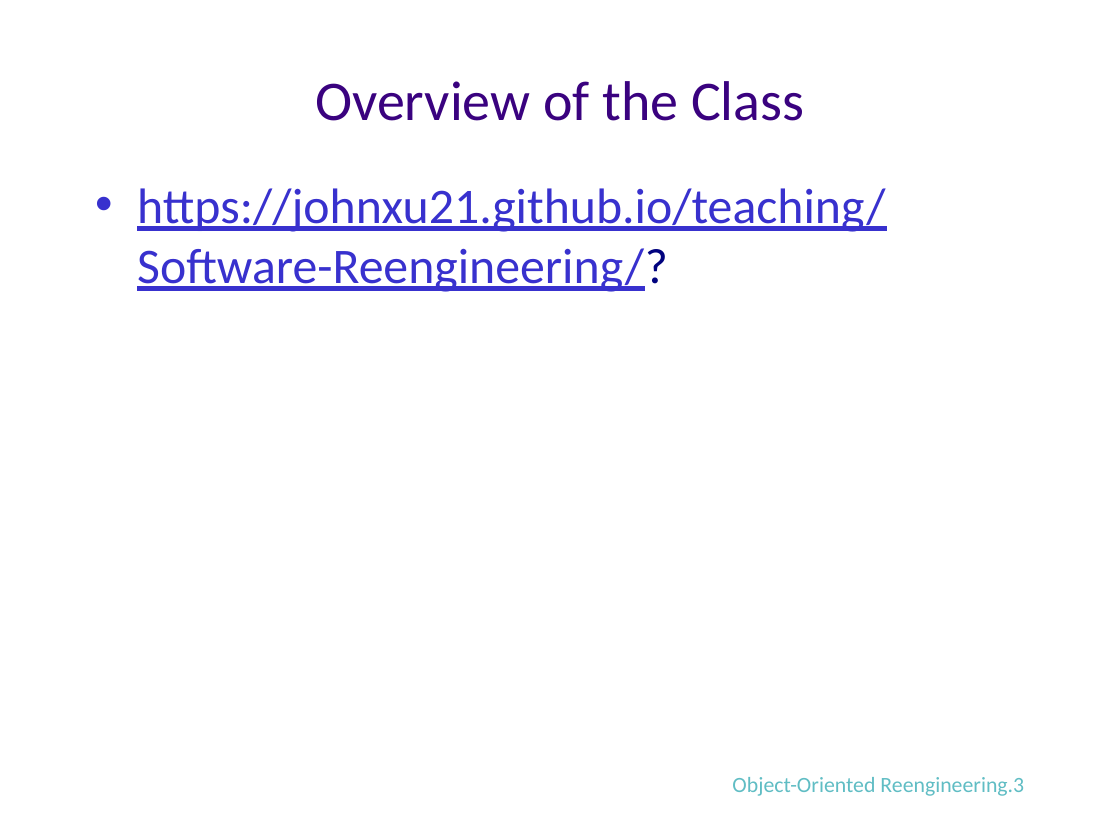
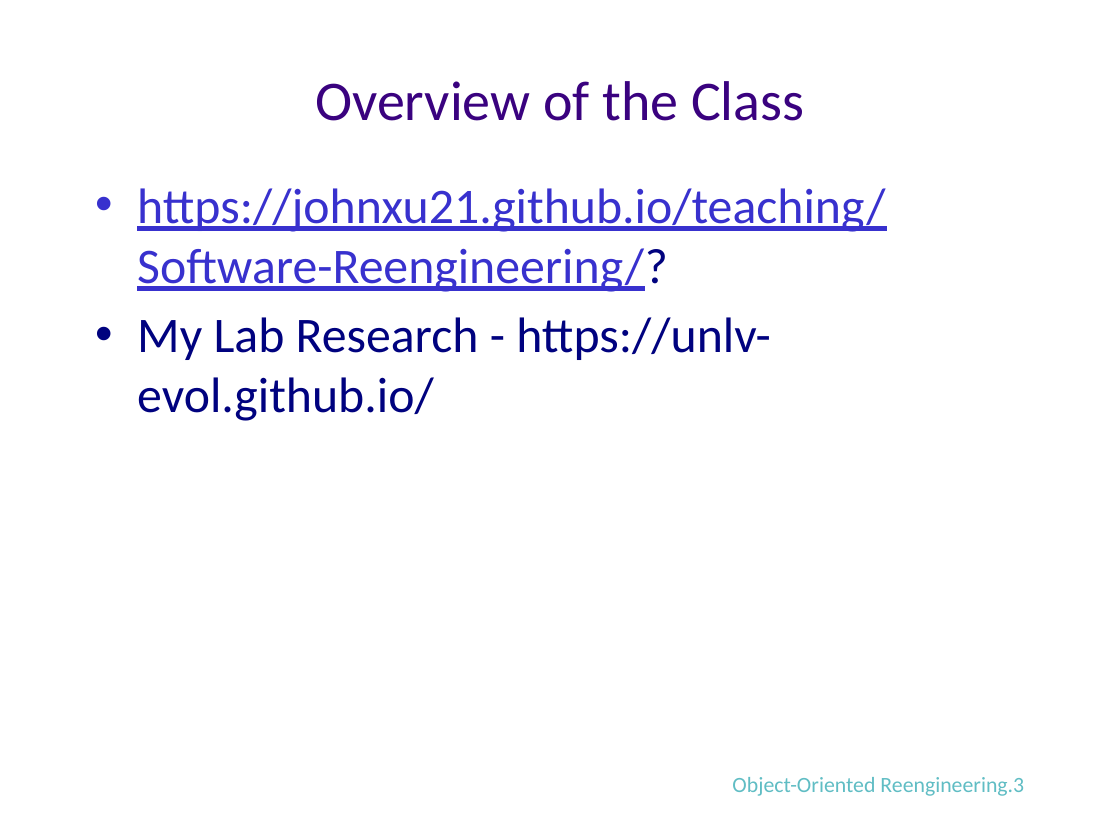
Before and after one commit to johnxu21/johnxu21.github.io, a slide deck: slide 3 of teaching/CS473-Fall2022/Introduction.pptx. Drawn at 1120x840 pixels with LibreOffice and Linux fonts; fonts in the diff are those of the drawing. Boxes give left, top, right and bottom in pixels: in the first picture for what was removed or moved away, otherwise in the second. Text is boxed around its words. In the diff, an @@ line names an element or a change of style, - is before the commit and + after.

Commit message:
made changes to the evol website

```diff
--- a/teaching/CS473-Fall2022/Introduction.pptx
+++ b/teaching/CS473-Fall2022/Introduction.pptx
@@ text at bbox=[137, 317, 771, 421]: paragraph added @@
+• My Lab Research - https://unlv-evol.github.io/
```
Also in this commit, not shown: 5 other slides changed, 1 slide removed, 1 other file.
